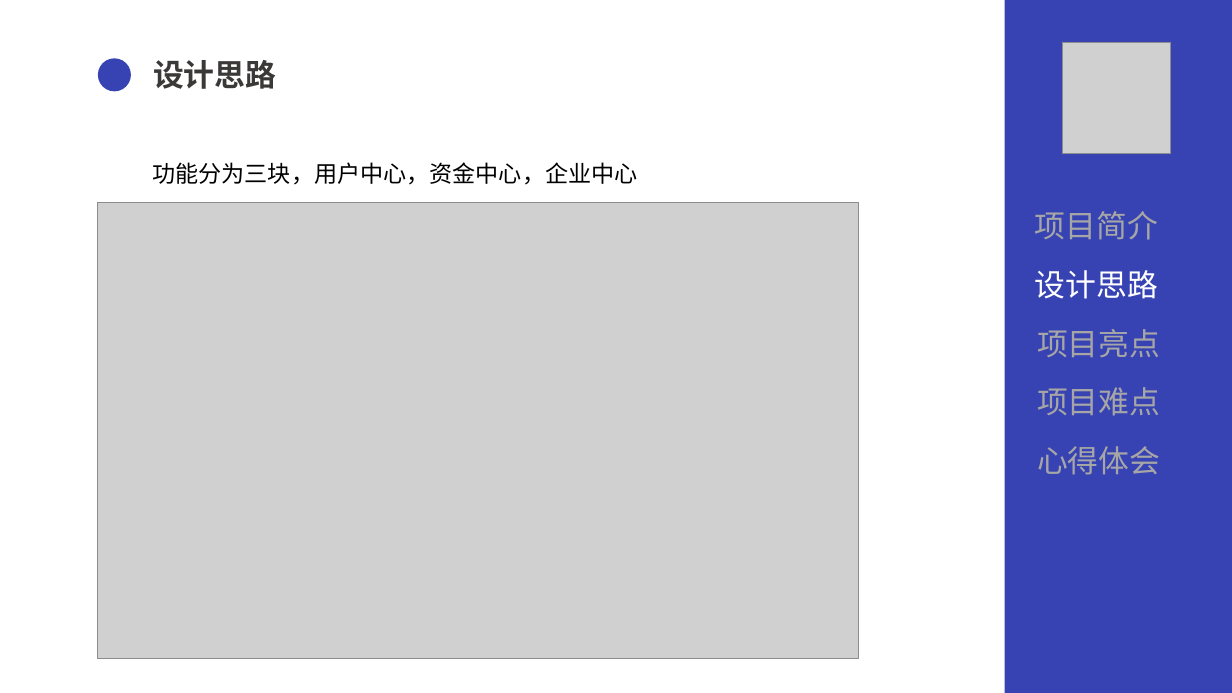
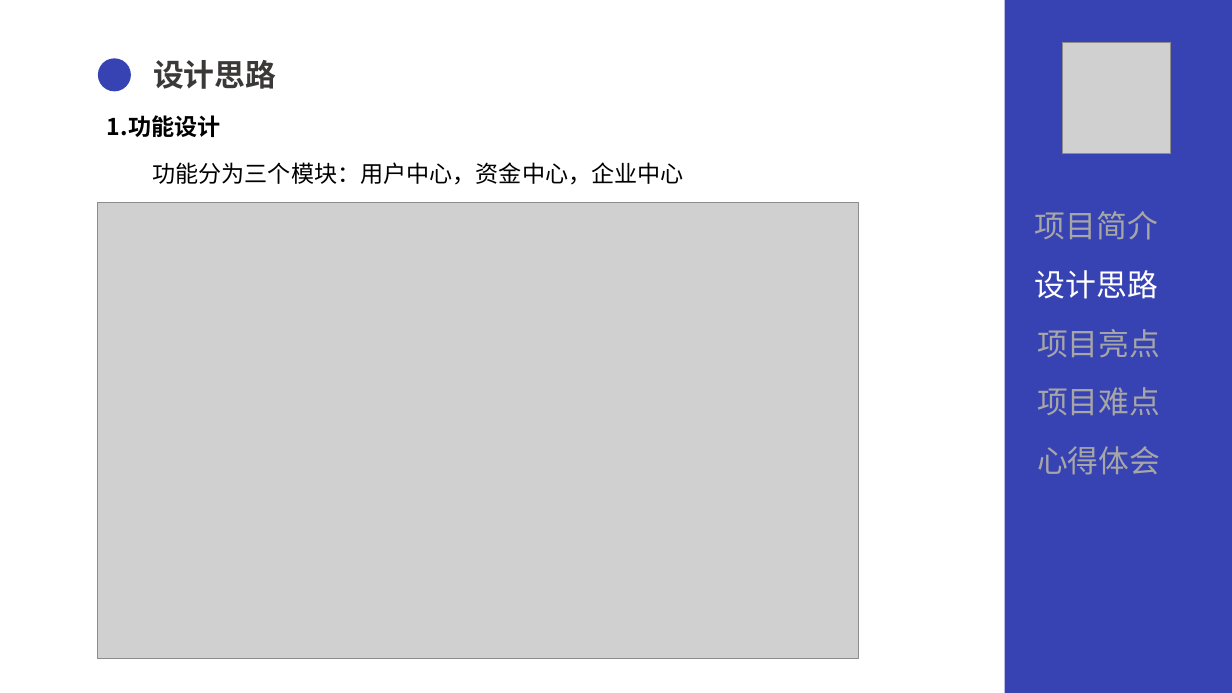
Before and after one commit to sangby/project, a slide deck: slide 6 of document/document/ppt/QG答辩汇报.pptx. Drawn at 1232x693 pixels with LibreOffice and Linux fonts; fonts in the diff are those of the drawing; grey boxes stand for pictures. Boxes give left, top, right and bottom in pixels: in the first picture for what was removed or moved away, otherwise in the second. Text is boxed around its words. In the diff, an @@ line names an element or a change of style, - is before the commit and + after.

```diff
--- a/document/document/ppt/QG答辩汇报.pptx
+++ b/document/document/ppt/QG答辩汇报.pptx
@@ text added at <box>107,115,221,137</box>, 18 pt, text #000000, bold @@
+1.功能设计
@@ text at <box>152,162,683,185</box>: text changed @@
-功能分为三块，用户中心，资金中心，企业中心
+功能分为三个模块：用户中心，资金中心，企业中心
```
Also in this commit, not shown: 5 other slides changed.
